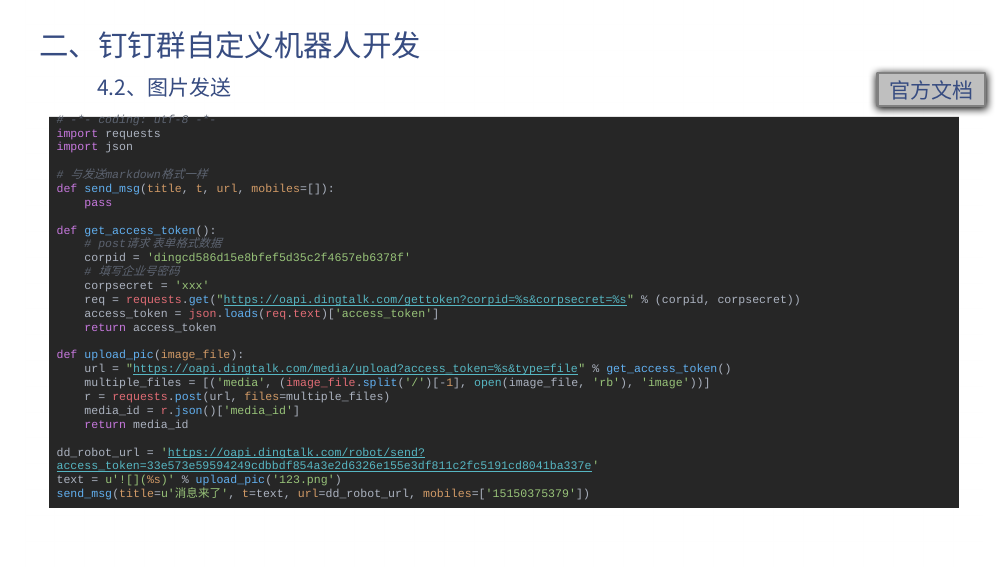
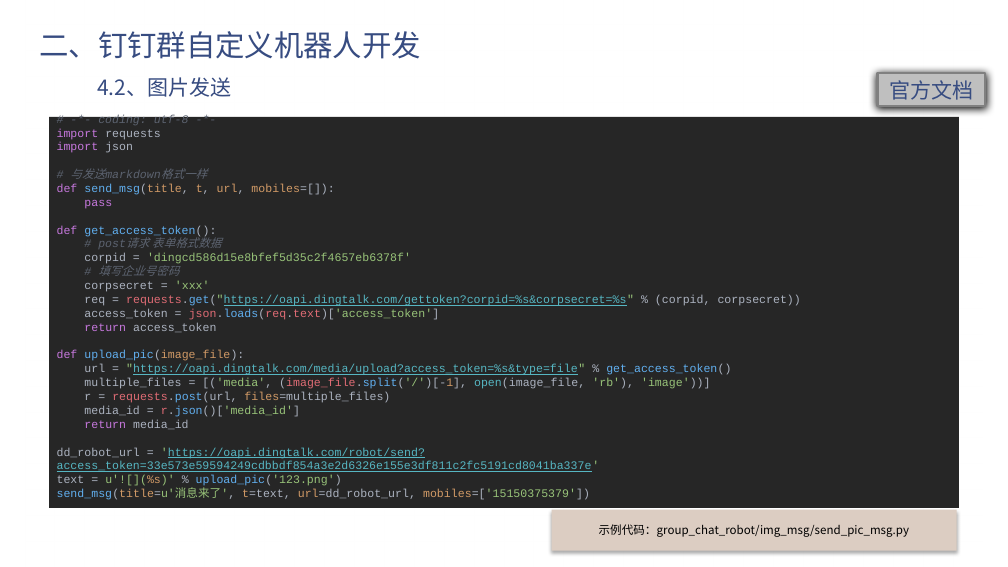
Before and after one commit to e271828182/dd_talk, a slide deck: slide 11 of 钉钉机器人.pptx. Drawn at 1008x567 pixels with LibreOffice and Linux fonts; fonts in the diff are those of the drawing; background and template pictures are left out. Boxes give left, top, right and bottom in pixels: in the first picture for what was removed or moved away, otherwise in the second. Text is boxed around its words. In the diff, an @@ line names an element or a change of style, - is before the commit and + after.

```diff
--- a/钉钉机器人.pptx
+++ b/钉钉机器人.pptx
@@ rectangle added at (x1=551, y1=510, x2=956, y2=551), fill #DCCDC2, 11 pt, text #000000 @@
+示例代码：group_chat_robot/img_msg/send_pic_msg.py
```
Also in this commit, not shown: 8 other slides changed, 2 slides added, 1 slide removed, 1 other file.
